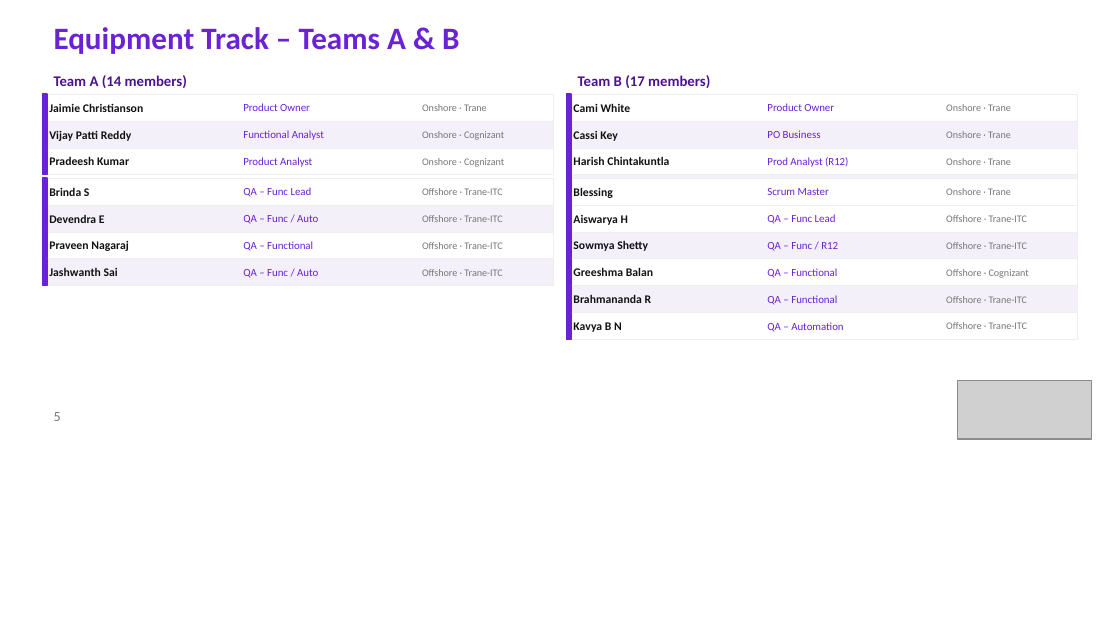
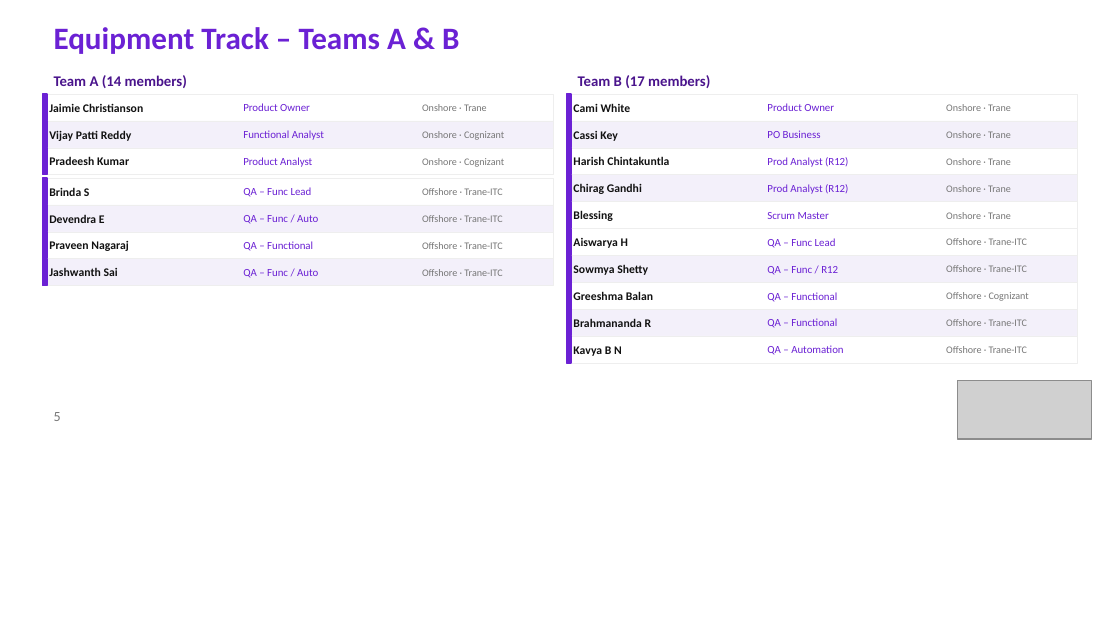
Before and after one commit to Sagar-konkanagaon/ETL__ASSIGNMENT, a slide deck: slide 5 of CHVAC_QA_Onboarding_Updated (1).pptx. Drawn at 1120x630 pixels with LibreOffice and Linux fonts; fonts in the diff are those of the drawing; grey boxes stand for pictures. Boxes give left, top, right and bottom in pixels: in the first picture for what was removed or moved away, otherwise in the second. Text is boxed around its words. In the diff, an @@ line names an element or a change of style, - is before the commit and + after.

```diff
--- a/CHVAC_QA_Onboarding_Updated (1).pptx
+++ b/CHVAC_QA_Onboarding_Updated (1).pptx
@@ rectangle added at [567,228,571,255], fill #6B21D4, outline #6B21D4 1 pt @@
@@ 18 texts, 11 rectangles: place and size @@
-18 texts, 11 rectangles at [567,178,1077,339]
+18 texts, 11 rectangles at [567,202,1077,363]
```
Also in this commit, not shown: 7 other slides changed, 1 slide added, 1 slide removed.
